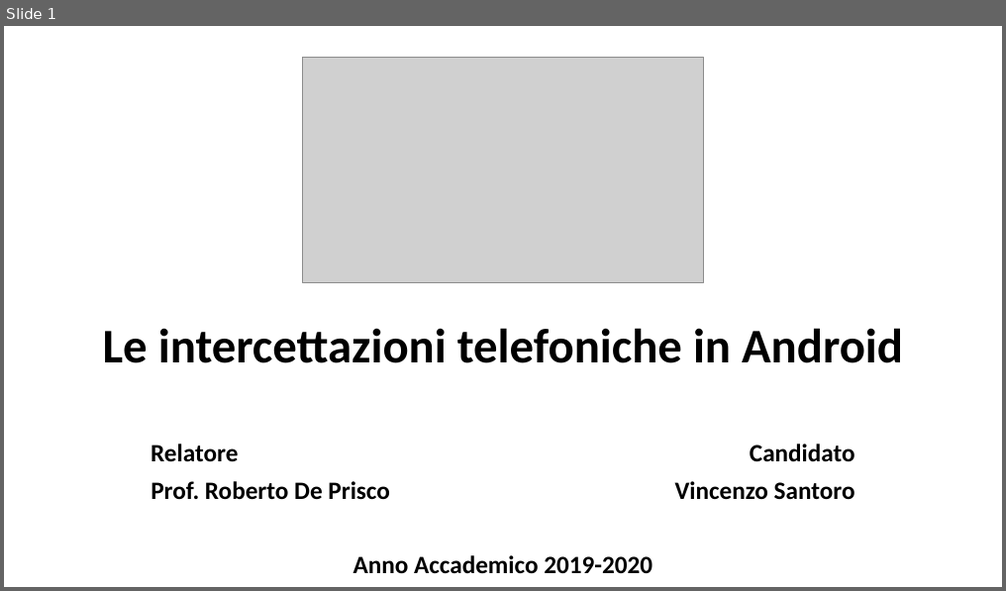
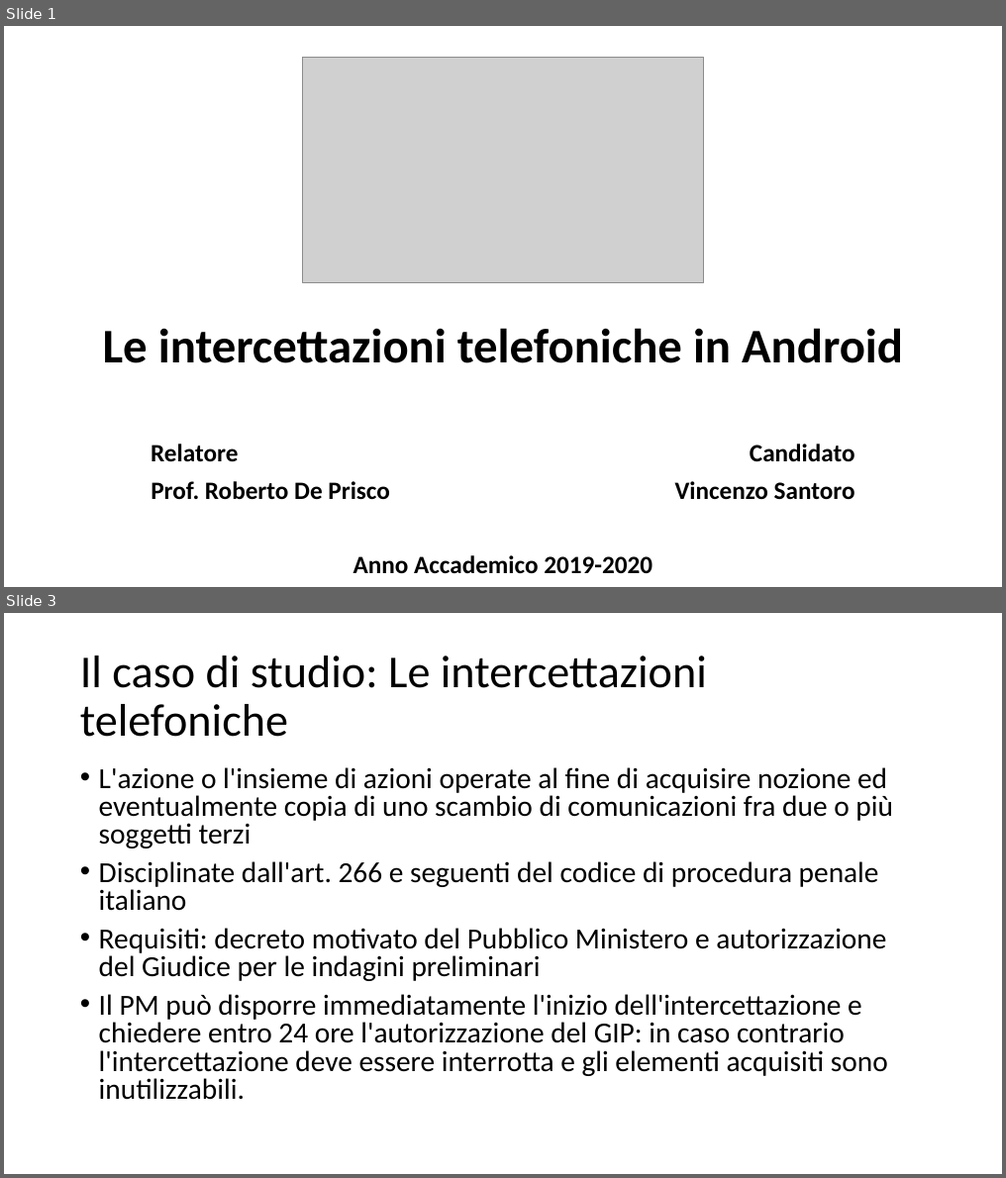
Before and after one commit to vinsan/TesiMagistrale, a slide deck: Le intercettazioni telefoniche in Android.odp. Shown one above the other, each under a label of ours: slide 1 before the commit, slides 1 and 3 after it; the slides between them are not shown. The pictures are 1006x591 and 1006x1178 pixels, drawn with LibreOffice and Linux fonts; fonts in the diff are those of the drawing; grey boxes stand for pictures. Boxes give left, top, right and bottom in pixels: in the first picture for what was removed or moved away, otherwise in the second. Text is boxed around its words. In the diff, an @@ line names an element or a change of style, - is before the commit and + after.

```diff
--- a/Le intercettazioni telefoniche in Android.odp
+++ b/Le intercettazioni telefoniche in Android.odp
@@ slide 3 added at (x1=4, y1=613, x2=1002, y2=1174), background #FFFFFF @@
@@ title added at (x1=80, y1=656, x2=707, y2=737), 44 pt, text #000000 @@
+Il caso di studio: Le intercettazioni telefoniche
@@ text added at (x1=99, y1=767, x2=893, y2=1100), 28 pt, text #000000 @@
+• L'azione o l'insieme di azioni operate al fine di acquisire nozione ed eventualmente copia di uno scambio di comunicazioni fra due o più soggetti terzi
+• Disciplinate dall'art. 266 e seguenti del codice di procedura penale italiano
+• Requisiti: decreto motivato del Pubblico Ministero e autorizzazione del Giudice per le indagini preliminari
+• Il PM può disporre immediatamente l'inizio dell'intercettazione e chiedere entro 24 ore l'autorizzazione del GIP: in caso contrario l'intercettazione deve essere interrotta e gli elementi acquisiti sono inutilizzabili.
```
Also in this commit, not shown: 9 other slides added, 2 other files.
